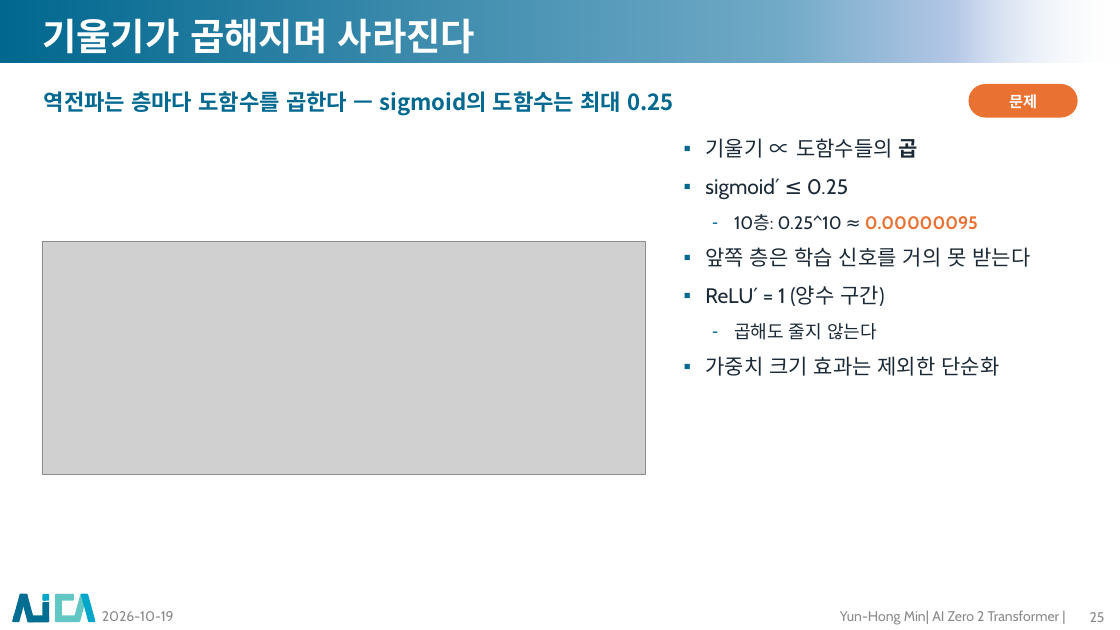
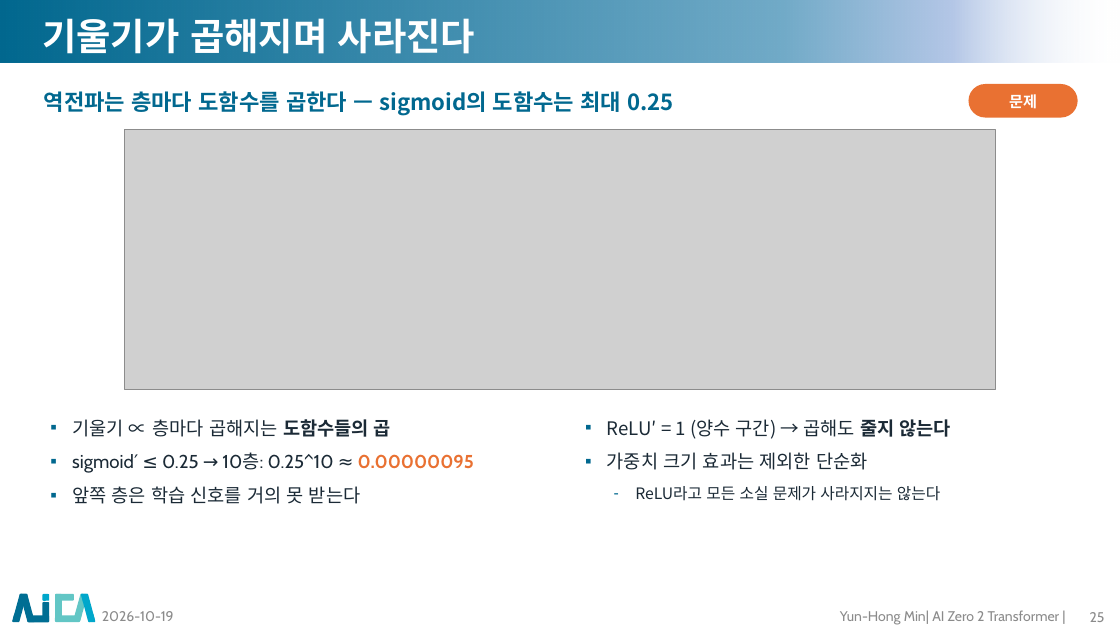
Before and after one commit to myunhh/AI-Zero-2-Transformers, a slide deck: slide 25 of lectures/week03_cnn_and_deep_learning.pptx. Drawn at 1120x630 pixels with LibreOffice and Linux fonts; fonts in the diff are those of the drawing; grey boxes stand for pictures; background and template pictures are left out. Boxes give left, top, right and bottom in pixels: in the first picture for what was removed or moved away, otherwise in the second. Text is boxed around its words. In the diff, an @@ line names an element or a change of style, - is before the commit and + after.

```diff
--- a/lectures/week03_cnn_and_deep_learning.pptx
+++ b/lectures/week03_cnn_and_deep_learning.pptx
@@ picture: place and size @@
-picture at (42,241,646,474)
+picture at (124,129,995,390)
@@ text at (705,285,999,376): paragraphs removed @@
-▪ ReLU′ = 1 (양수 구간)
-– 곱해도 줄지 않는다
-▪ 가중치 크기 효과는 제외한 단순화
@@ text "기울기 ∝ 층마다 곱해지는 도함수들의 ...": place and size @@
-text "기울기 ∝ 층마다 곱해지는 도함수들의 ..." at (705,138,1031,376)
+text "기울기 ∝ 층마다 곱해지는 도함수들의 ..." at (72,419,474,504)
@@ text at (72,419,474,473): text changed; size 18 to 16 pt @@
-▪ 기울기 ∝ 도함수들의 곱
-▪ sigmoid′ ≤ 0.25
-– 10층: 0.25^10 ≈ 0.00000095
+▪ 기울기 ∝ 층마다 곱해지는 도함수들의 곱
+▪ sigmoid′ ≤ 0.25 → 10층: 0.25^10 ≈ 0.00000095
@@ text added at (607,419,950,501), 16 pt, text #1B2A36 @@
+▪ ReLU′ = 1 (양수 구간) → 곱해도 줄지 않는다
+▪ 가중치 크기 효과는 제외한 단순화
+– ReLU라고 모든 소실 문제가 사라지지는 않는다
@@ text at (72,486,360,504): size 18 to 16 pt in "앞쪽 층은 학습 신호를 거의 못 받는다"; less space between paragraphs @@
```
Also in this commit, not shown: 30 other slides changed, 17 other files.
